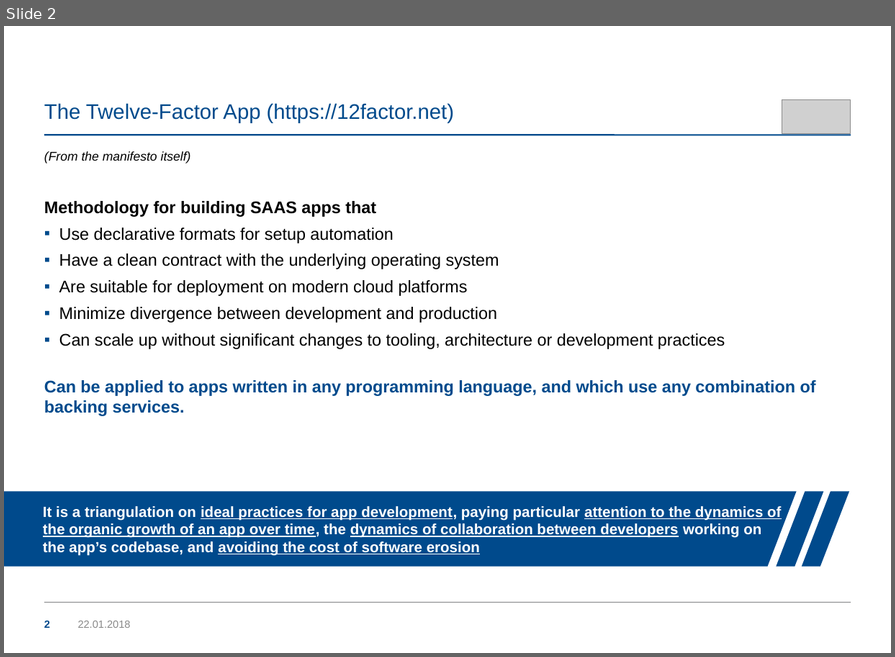
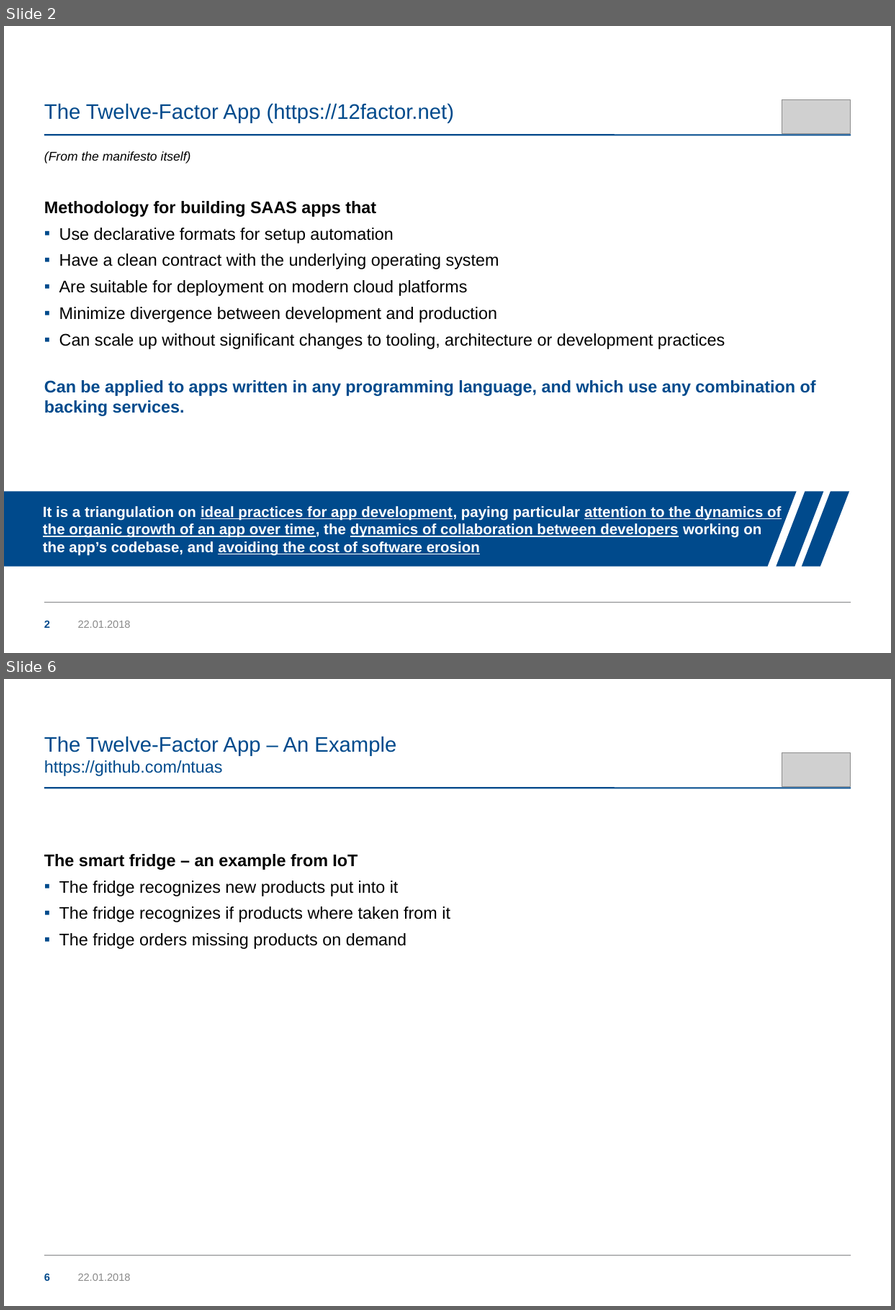
Before and after one commit to ntuas/presentation, a slide deck: uas_12-factor-app-presentation,.odp. Shown one above the other, each under a label of ours: slide 2 before the commit, slides 2 and 6 after it; the slides between them are not shown. The pictures are 895x657 and 895x1310 pixels, drawn with LibreOffice and Linux fonts; fonts in the diff are those of the drawing; grey boxes stand for pictures; background and template pictures are left out. Boxes give left, top, right and bottom in pixels: in the first picture for what was removed or moved away, otherwise in the second. Text is boxed around its words. In the diff, an @@ line names an element or a change of style, - is before the commit and + after.

```diff
--- a/uas_12-factor-app-presentation,.odp
+++ b/uas_12-factor-app-presentation,.odp
@@ slide 6 added at bbox=[4, 679, 891, 1306], background #FFFFFF; not listed: 2 template elements that a slide beside it also shows @@
@@ title added at bbox=[44, 736, 396, 776], 20 pt, text #004A8C @@
+The Twelve-Factor App – An Example
+https://github.com/ntuas
@@ picture added at bbox=[782, 753, 851, 787] @@
@@ text added at bbox=[44, 854, 450, 949], 16 pt, text #000000 @@
+  The smart fridge – an example from IoT
+    ▪ The fridge recognizes new products put into it
+    ▪ The fridge recognizes if products where taken from it
+    ▪ The fridge orders missing products on demand
@@ page number added at bbox=[44, 1272, 50, 1283], 10 pt, text #004A8C, bold @@
+6
@@ text added at bbox=[78, 1274, 131, 1281], 10 pt, text #898989 @@
+22.01.2018
```
Also in this commit, not shown: 3 slides changed, 4 other slides added.
